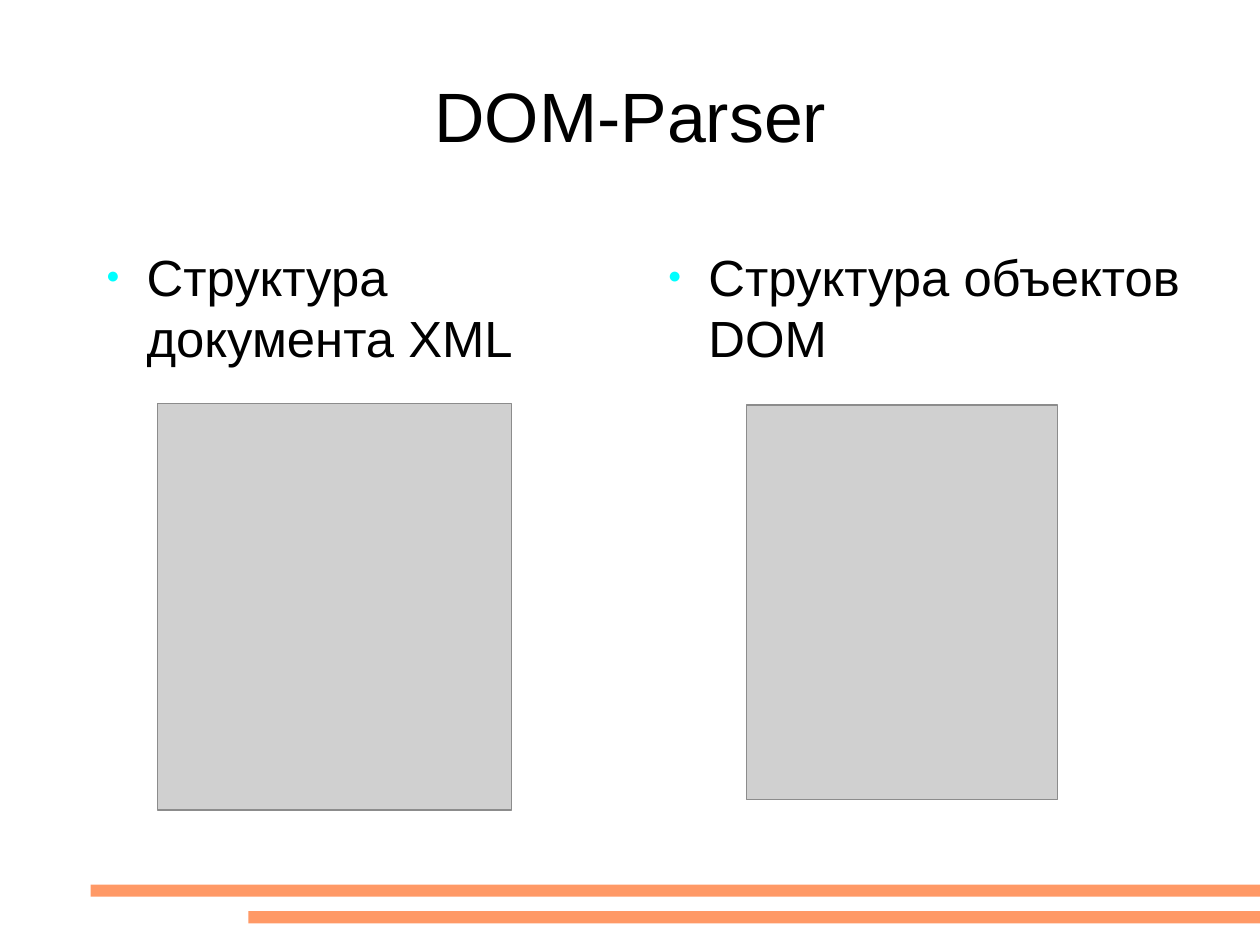
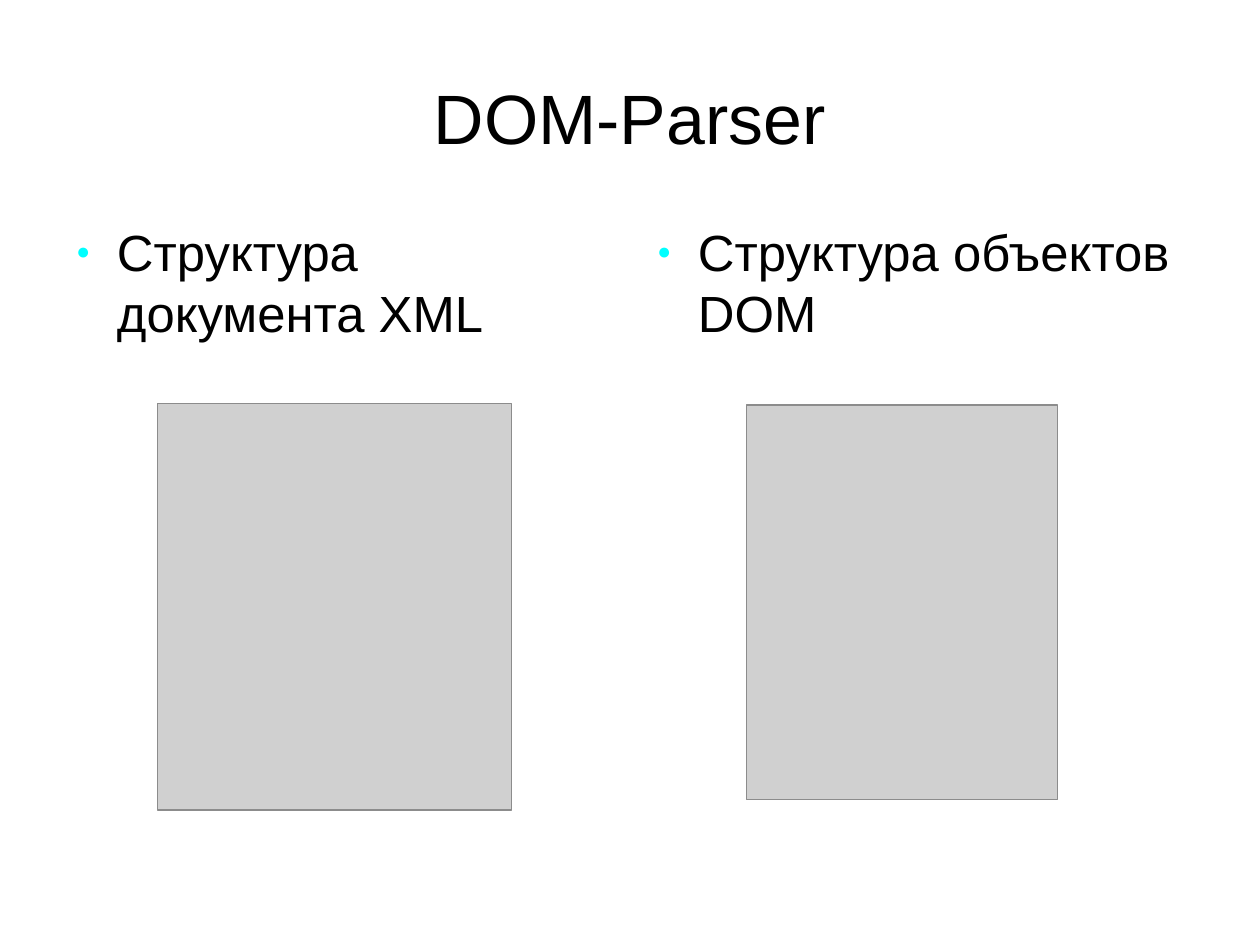
Before and after one commit to aeremenok/a-team-777, a slide deck: slide 8 of diploma/eav/diploma/demo.odp. Drawn at 1260x945 pixels with LibreOffice and Linux fonts; fonts in the diff are those of the drawing; grey boxes stand for pictures. Boxes give left, top, right and bottom in pixels: in the first picture for what was removed or moved away, otherwise in the second. Text is boxed around its words. In the diff, an @@ line names an element or a change of style, - is before the commit and + after.

```diff
--- a/diploma/eav/diploma/demo.odp
+++ b/diploma/eav/diploma/demo.odp
@@ text "Структура документа XML": place and size @@
-text "Структура документа XML" at <box>147,260,512,367</box>
+text "Структура документа XML" at <box>117,235,483,343</box>
@@ text "Структура объектов DOM": place and size @@
-text "Структура объектов DOM" at <box>708,258,1180,358</box>
+text "Структура объектов DOM" at <box>698,233,1169,333</box>
@@ rectangle removed at <box>90,885,1260,898</box> @@
@@ rectangle removed at <box>248,911,1260,924</box> @@
```
Also in this commit, not shown: 15 other slides changed, 1 slide added, 1 slide removed, 5 other files.
